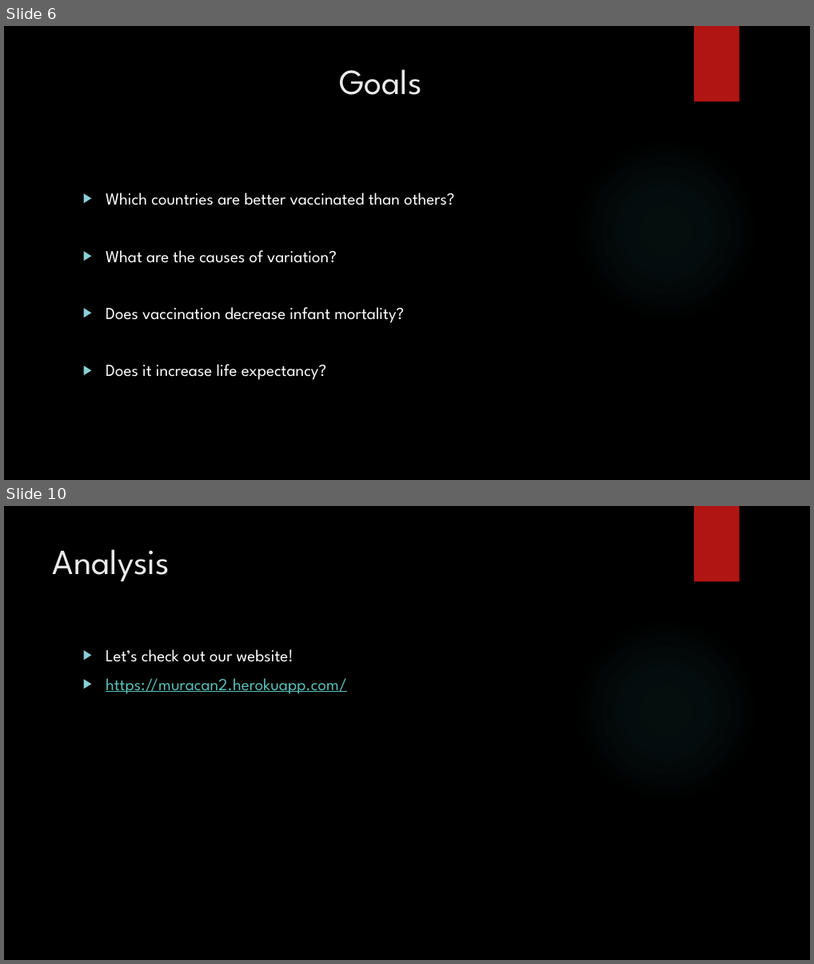
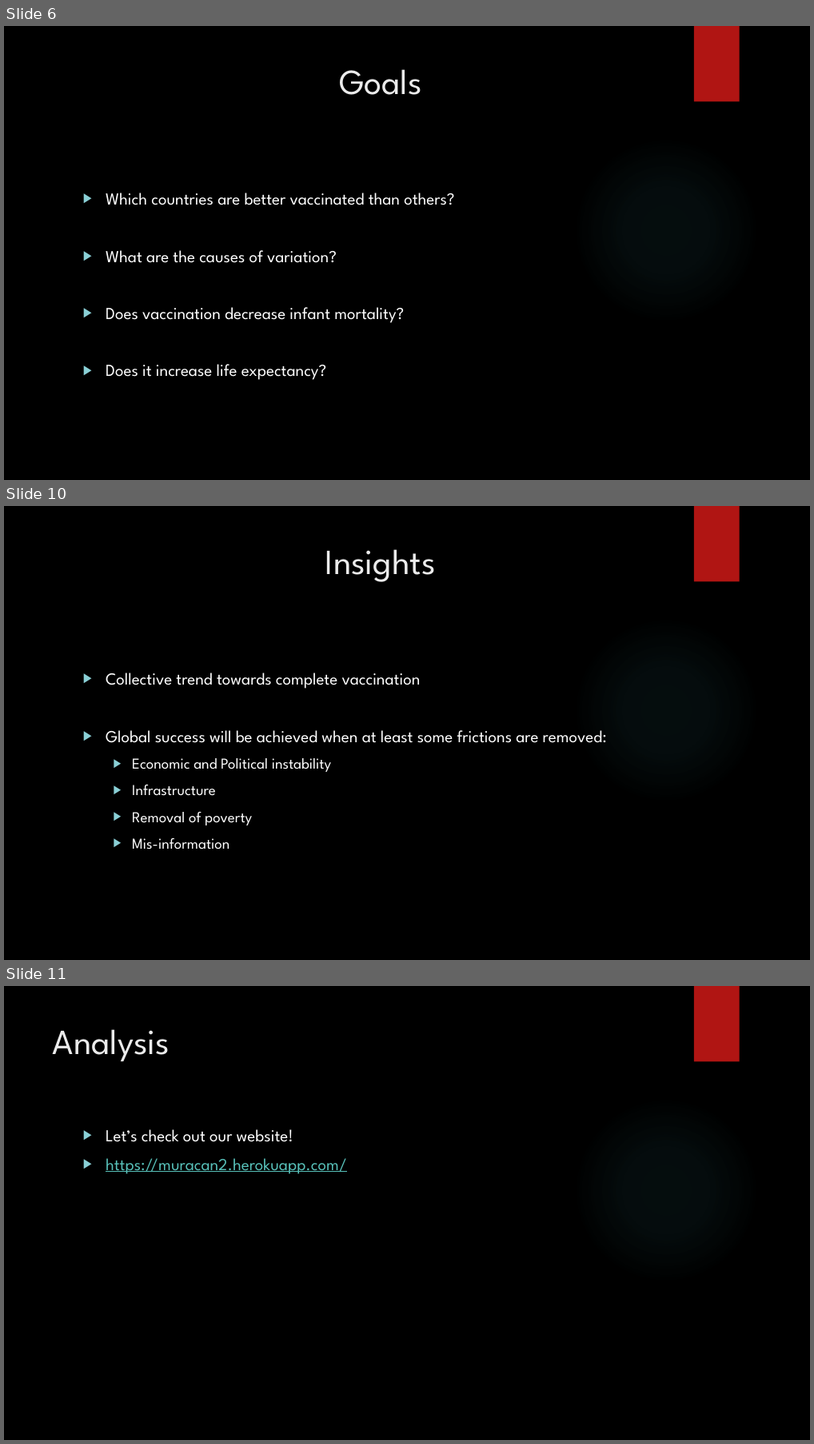
Before and after one commit to ShilpaMuralidhar/Global_Vaccination_Progress, a slide deck: Lisa/World Immunization Progress_2.pptx. Shown one above the other, each under a label of ours: slides 6 and 10 before the commit, slides 6, 10 and 11 after it; the slides between them are not shown. The pictures are 814x964 and 814x1444 pixels, drawn with LibreOffice and Linux fonts; fonts in the diff are those of the drawing; background and template pictures are left out. Boxes give left, top, right and bottom in pixels: in the first picture for what was removed or moved away, otherwise in the second. Text is boxed around its words. In the diff, an @@ line names an element or a change of style, - is before the commit and + after.

```diff
--- a/Lisa/World Immunization Progress_2.pptx
+++ b/Lisa/World Immunization Progress_2.pptx
@@ slide 10 added at [4,506,810,960], background picture (left out); not listed: 2 template elements that a slide beside it also shows @@
@@ text added at [326,549,436,582], 42 pt, text #EBEBEB @@
+Insights
@@ text added at [106,672,607,849], 20 pt, text #FFFFFF @@
+▶ Collective trend towards complete vaccination
+▶ Global success will be achieved when at least some frictions are removed:
+  ▶ Economic and Political instability
+  ▶ Infrastructure
+  ▶ Removal of poverty
+  ▶ Mis-information
@@ what was slide 10 is now slide 11 @@
```
Also in this commit, not shown: 5 slides changed, 1 other slide added.
